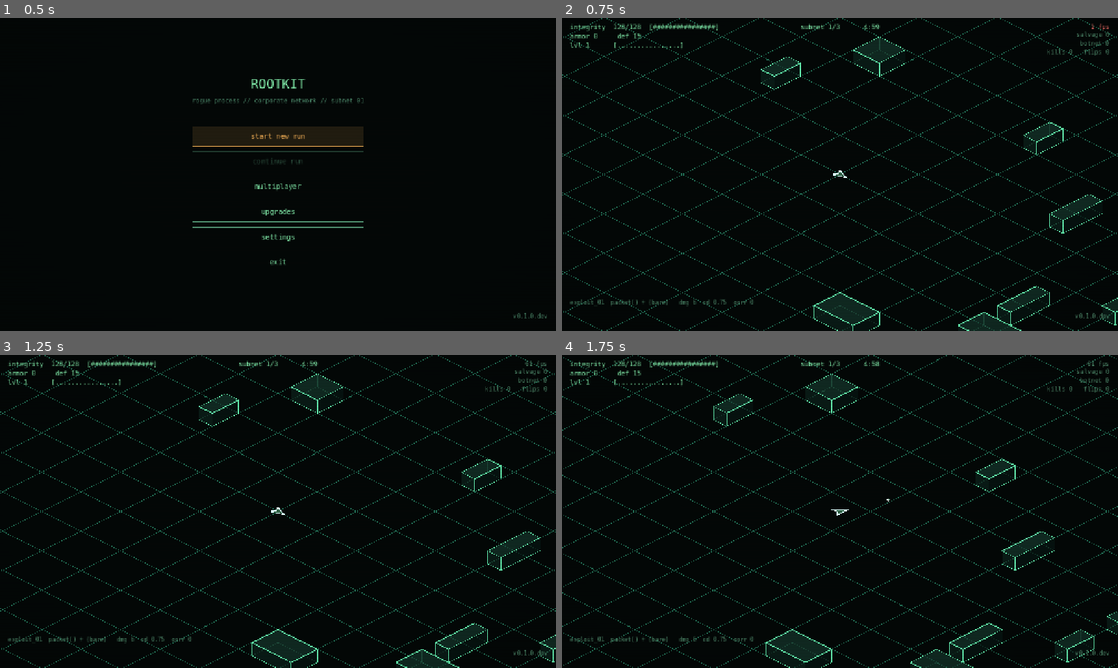
Above: before the commit, frames 1-4 (two rows, left to right).
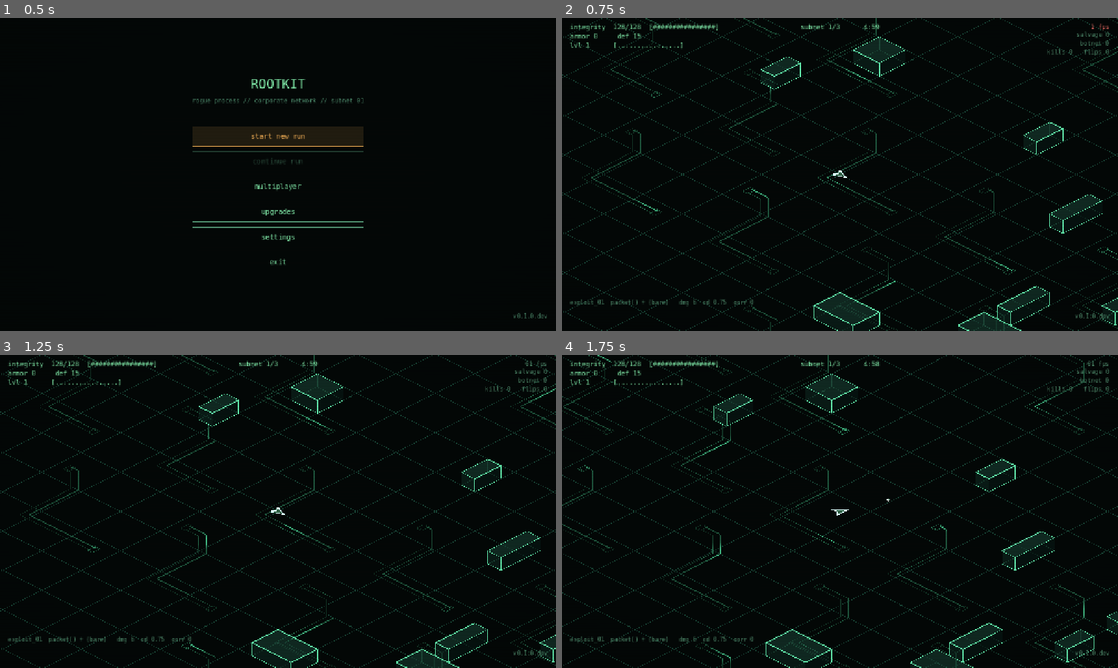
Above: after the commit, the same moments.

Repository: seanperkins/rootkit-game
Game: Godot game, scene res://scenes/main.tscn
Two runs of this game, one before a commit and one after it. Both use one fixed random seed, a clock stepped at 60 frames per second and the inputs below.
Inputs (mouse positions are in pixels of both pictures, inside the frame that each line leads up to):
- Up to frame 1 (0.5 s): no input
- Up to frame 2 (0.75 s): click "start new run" at 0.5 s
- Up to frame 3 (1.25 s): no input
- Up to frame 4 (1.75 s): tap Enter (confirm) at 1.25 s; move the mouse to (962, 495) at 1.27 s; hold D (move_right) from 1.28 s (still down); hold Enter (confirm) from 1.28 s (still down)

Frame 1 is identical in both runs. In frame 2, 3.9% of the frame differs, in the area x 0-100%, y 0-100%; in frame 3, 3.9%; in frame 4, 3.9%.

Commit message:
Prototype cached subnet circuitry and ambient current

Diff:
--- a/scripts/run/backdrop.gd
+++ b/scripts/run/backdrop.gd
@@ -10,7 +10,7 @@
 ## a tile is never cut part way through by the edge of the world — which is what
 ## made the ground read as a background image the arena stopped on top of.
 const STEP := Terrain.TILE
-const LINE := Color(0.16, 0.52, 0.40, 0.85)
+const LINE := Color(0.10, 0.28, 0.23, 0.75)
 const EDGE := Color(0.35, 1.00, 0.75, 0.9)
 const GLOW := Color(0.12, 0.45, 0.34, 0.35)
 
@@ -26,8 +26,59 @@
 
 var target: Node2D
 
+## Cached canvas commands, not a viewport texture: zoom/resizing stays crisp.
+## Three arena roots, all BELOW the run's opaque collapse mask. Small cached
+## patches let the renderer reject offscreen circuitry before submitting it.
+const CIRCUIT_SHADER := preload("res://shaders/circuit.gdshader")
+const CIRCUIT_HUES := [Color(0.22, 0.62, 0.44), Color(0.25, 0.50, 0.68),
+	Color(0.52, 0.40, 0.64)]
+const SECTOR := STEP * 3.0
+const PATCH_SECTORS := 4
+var _terrain: Terrain
+var _visible_mask := -1
+var _circuits: Array[Node2D] = []
+
 func _process(_d: float) -> void:
-	queue_redraw()
+	if target == null or target.terrain == null:
+		return
+	if _terrain != target.terrain:
+		_terrain = target.terrain
+		_visible_mask = -1
+		for layer in _circuits:
+			layer.queue_free()
+		_circuits.clear()
+		for i in _terrain.arenas.size():
+			var layer := Node2D.new()
+			layer.name = "Circuits%d" % i
+			var mat := ShaderMaterial.new()
+			mat.shader = CIRCUIT_SHADER
+			mat.set_shader_parameter("phase", float(i) * 0.31)
+			layer.material = mat
+			add_child(layer)
+			_circuits.append(layer)
+			var arena: Rect2 = _terrain.arenas[i]
+			var nx := int(arena.size.x / SECTOR)
+			var ny := int(arena.size.y / SECTOR)
+			for y in range(0, ny, PATCH_SECTORS):
+				for x in range(0, nx, PATCH_SECTORS):
+					var patch := Node2D.new()
+					patch.use_parent_material = true
+					var bounds := Rect2(arena.position + Vector2(x, y) * SECTOR,
+						Vector2(mini(PATCH_SECTORS, nx - x), mini(PATCH_SECTORS, ny - y)) * SECTOR)
+					patch.draw.connect(_draw_circuits.bind(patch, bounds, i, Vector2i(x, y)))
+					layer.add_child(patch)
+	var view: Rect2 = target._visible_world_rect()
+	var mask := 0
+	for i in _terrain.arenas.size():
+		var shown := view.intersects(_terrain.arenas[i])
+		_circuits[i].visible = shown
+		if shown:
+			mask |= 1 << i
+	# Camera motion changes the canvas transform, not the geometry. Only an
+	# arena entering/leaving the view invalidates these static commands.
+	if mask != _visible_mask:
+		_visible_mask = mask
+		queue_redraw()
 
 func _draw() -> void:
 	if target == null or target.terrain == null:
@@ -35,16 +86,17 @@
 	# Culled per ARENA. The map is a whole campaign now, and drawing all three
 	# lattices every frame is two arenas' worth of lines nobody can see; one
 	# rect test each keeps the cost where it was when there was only one.
-	var view: Rect2 = target._visible_world_rect()
-	for arena in target.terrain.arenas:
-		if view.intersects(arena):
-			_arena(arena)
-
-func _arena(r: Rect2) -> void:
+	for i in target.terrain.arenas.size():
+		if _visible_mask & (1 << i):
+			_arena(target.terrain.arenas[i], i)
+
+func _arena(r: Rect2, index: int) -> void:
 	var o: Vector2 = r.position
 	var sz: Vector2 = r.size
-
-	# The whole lattice for this arena, every frame, in fixed world positions.
+	var hue: Color = CIRCUIT_HUES[index % CIRCUIT_HUES.size()]
+	var grid_colour := LINE.lerp(Color(hue.r, hue.g, hue.b, LINE.a), 0.20)
+
+	# The whole lattice for this arena, cached in fixed world positions.
 	#
 	# It used to be clipped to a box around the player, with the start snapped to
 	# the grid and THEN clamped to the arena — but the arena origin was not a
@@ -56,16 +108,94 @@
 	for k in range(nx + 1):
 		var x := o.x + float(k) * STEP
 		draw_line(target.to_iso(Vector2(x, o.y)),
-			target.to_iso(Vector2(x, o.y + sz.y)), LINE, 1.0)
+			target.to_iso(Vector2(x, o.y + sz.y)), grid_colour, 1.0)
 	for k in range(ny + 1):
 		var y := o.y + float(k) * STEP
 		draw_line(target.to_iso(Vector2(o.x, y)),
-			target.to_iso(Vector2(o.x + sz.x, y)), LINE, 1.0)
+			target.to_iso(Vector2(o.x + sz.x, y)), grid_colour, 1.0)
 
 	_slab(o, sz, nx, ny)
 	_wall(o, sz, 0.0, EDGE, 3.0)
 	_wall(o, sz, 10.0, GLOW, 2.0)
 	_wall(o, sz, 22.0, GLOW * 0.6, 1.0)
+
+## Sparse etched circuitry gives the three subnets different structures:
+## routing branches, parallel memory banks, and nested core sockets. These
+## are floor markings, never new obstacles. No simulation RNG is consumed.
+## Each patch uses two cached multiline commands;
+## the shader animates only their narrow pixels, with no screen-sized pass.
+func _draw_circuits(layer: Node2D, arena: Rect2, index: int,
+		sector_offset := Vector2i.ZERO) -> void:
+	# Showing a previously hidden canvas can request another draw. Keep the
+	# geometry too, so revisiting an arena (or an A/B flip) never regenerates
+	# thousands of points in GDScript during a frame.
+	var cached: Array = layer.get_meta(&"circuit_geometry", [])
+	if not cached.is_empty() and cached[0] == index:
+		_draw_circuit_lines(layer, cached[1], cached[2], index)
+		return
+	var traces := PackedVector2Array()
+	var etching := PackedVector2Array()
+	var nx := int(arena.size.x / SECTOR)
+	var ny := int(arena.size.y / SECTOR)
+	for y in ny:
+		for x in nx:
+			# Stable variation, including blank sectors for visual breathing room.
+			var key := absi(hash(Vector3i(x + sector_offset.x, y + sector_offset.y, index)))
+			if key % 5 == 0:
+				continue
+			var o := arena.position + Vector2(x, y) * SECTOR
+			var c := o + Vector2.ONE * SECTOR * 0.5
+			match index % 3:
+				0:
+					var turn := 40.0 + float(key % 3) * 24.0
+					_path(traces, [o + Vector2(24, 48), o + Vector2(turn, 48),
+						o + Vector2(turn + 48, 96), o + Vector2(turn + 48, 216),
+						o + Vector2(252, 216)])
+					_path(etching, [o + Vector2(24, 60), o + Vector2(turn - 6, 60),
+						o + Vector2(turn + 36, 102), o + Vector2(turn + 36, 228),
+						o + Vector2(252, 228)])
+					_socket(etching, o + Vector2(24, 54), Vector2(12, 18))
+					_socket(etching, o + Vector2(252, 222), Vector2(12, 18))
+				1:
+					for row in 3:
+						var p := o + Vector2(64, 56 + row * 60)
+						_socket(etching, p + Vector2(68, 16), Vector2(136, 32))
+						_path(traces, [p + Vector2(12, 16), p + Vector2(112, 16)])
+						_path(etching, [p + Vector2(-20, 16), p,
+							p + Vector2(0, -8)])
+					_path(traces, [o + Vector2(228, 40), o + Vector2(228, 236),
+						o + Vector2(152, 236)])
+				2:
+					_socket(etching, c, Vector2(116, 116))
+					_socket(etching, c, Vector2(92, 92))
+					_path(traces, [c + Vector2(-100, -104), c + Vector2(-24, -104),
+						c + Vector2(-24, -58)])
+					_path(traces, [c + Vector2(24, 58), c + Vector2(24, 104),
+						c + Vector2(100, 104)])
+					for pin in 3:
+						var offset := -24.0 + float(pin) * 24.0
+						_path(etching, [c + Vector2(-82, offset), c + Vector2(-58, offset)])
+						_path(etching, [c + Vector2(58, offset), c + Vector2(82, offset)])
+	layer.set_meta(&"circuit_geometry", [index, traces, etching])
+	_draw_circuit_lines(layer, traces, etching, index)
+
+func _draw_circuit_lines(layer: Node2D, traces: PackedVector2Array,
+		etching: PackedVector2Array, index: int) -> void:
+	var hue: Color = CIRCUIT_HUES[index % CIRCUIT_HUES.size()]
+	if not etching.is_empty():
+		layer.draw_multiline(etching, hue * Color(0.60, 0.60, 0.60, 1.0), 1.0)
+	if not traces.is_empty():
+		layer.draw_multiline(traces, hue, 1.5)
+
+func _path(out: PackedVector2Array, points: Array) -> void:
+	for i in points.size() - 1:
+		out.append(target.to_iso(points[i]))
+		out.append(target.to_iso(points[i + 1]))
+
+func _socket(out: PackedVector2Array, centre: Vector2, size: Vector2) -> void:
+	var a := centre - size * 0.5
+	var b := centre + size * 0.5
+	_path(out, [a, Vector2(b.x, a.y), b, Vector2(a.x, b.y), a])
 
 func _slab(o: Vector2, sz: Vector2, nx: int, ny: int) -> void:
 	var x0 := o.x
--- /dev/null
+++ b/shaders/circuit.gdshader
@@ -0,0 +1,17 @@
+shader_type canvas_item;
+render_mode unshaded;
+
+// Etched data buses: a slow current runs along cached line geometry. This
+// touches only line pixels; no noise texture, screen read, or full-floor quad.
+uniform float phase = 0.0;
+varying float distance_along;
+
+void vertex() {
+	distance_along = (VERTEX.x * 0.25 + VERTEX.y * 2.0) / 420.0;
+}
+
+void fragment() {
+	float cycle = fract(distance_along - TIME * 0.22 + phase);
+	float current = smoothstep(0.80, 0.90, cycle) * (1.0 - smoothstep(0.94, 1.0, cycle));
+	COLOR.rgb *= 0.55 + current * 0.65;
+}
--- a/tests/test_draw_order.gd
+++ b/tests/test_draw_order.gd
@@ -12,13 +12,15 @@
 var finished := {}
 
 const CASES := ["standing_objects_draw_over_everything_that_moves",
-	"every_live_player_is_drawn_and_the_camera_follows_the_view"]
+	"every_live_player_is_drawn_and_the_camera_follows_the_view",
+	"circuit_canvases_are_bounded_culled_and_presentation_only"]
 
 func _initialize() -> void:
 	SaveGame.use_test_paths()
 	print("ROOTKIT — draw order\n")
 	await standing_objects_draw_over_everything_that_moves()
 	await every_live_player_is_drawn_and_the_camera_follows_the_view()
+	await circuit_canvases_are_bounded_culled_and_presentation_only()
 	print("")
 	for c in CASES:
 		if not finished.has(c):
@@ -115,3 +117,25 @@
 	h.teardown()
 	await process_frame
 	finished["every_live_player_is_drawn_and_the_camera_follows_the_view"] = true
+
+func circuit_canvases_are_bounded_culled_and_presentation_only() -> void:
+	var r := await _fresh_run()
+	var backdrop := _named(r, "Backdrop")
+	var before: int = r._state_hash()
+	for i in 20:
+		backdrop._process(float(i) * 0.01)
+	_check("scenery never advances hashed state", r._state_hash(), before)
+	_check("one cached circuit canvas per arena", backdrop.get_child_count(), r.terrain.arenas.size())
+	var first := backdrop.get_child(0)
+	_check("circuit canvas inherits backdrop depth", first.z_as_relative, true)
+	_check("circuits stay below opaque missing-ground masks",
+		backdrop.z_index + first.z_index < r.z_index, true)
+	for index in r.terrain.arenas.size():
+		r.player_pos[r.view_slot] = r.terrain.arenas[index].get_center()
+		backdrop._process(0.016)
+		for other in r.terrain.arenas.size():
+			_check("arena %d from arena %d culled correctly" % [other, index],
+				backdrop.get_child(other).visible, other == index)
+	_check("camera travel reuses cached geometry", backdrop.get_child(0), first)
+	r.free()
+	finished["circuit_canvases_are_bounded_culled_and_presentation_only"] = true
--- /dev/null
+++ b/tools/fps_world_visuals.gd
@@ -0,0 +1,68 @@
+extends "res://tools/fps_probe.gd"
+
+## Compare the new floor against the parent revision IN THE SAME live run.
+## Put the old backdrop.gd at res://.tmp/backdrop_baseline.gd first, then:
+## godot -s res://tools/fps_world_visuals.gd -- ab_baseline_fullscreen
+## The inherited report's "with" is new; "without" is the original floor.
+## Append _memory to exercise the densest pattern in the same combat arena.
+var _baseline: Node2D
+var _fullscreen_set := false
+
+func _initialize() -> void:
+	if not FileAccess.file_exists("res://.tmp/backdrop_baseline.gd"):
+		printerr("Copy the parent revision's backdrop.gd to .tmp/backdrop_baseline.gd first.")
+		quit(1)
+		return
+	await super._initialize()
+	if run == null:
+		return
+	var worlds := 0
+	for child in root.get_children():
+		if child.get_script() == run.get_script():
+			worlds += 1
+	if worlds != 1:
+		printerr("Invalid benchmark: expected one world, found ", worlds)
+		quit(1)
+		return
+	_baseline = Node2D.new()
+	_baseline.set_script(load("res://.tmp/backdrop_baseline.gd"))
+	_baseline.z_index = -10
+	run.add_child(_baseline)
+	_baseline.set("target", run)
+	_baseline.hide()
+	_baseline.set_process(false)
+	if cfg.contains("memory"):
+		var backdrop := run.get_node("Backdrop")
+		backdrop._process(0.0)
+		for i in backdrop.get_child_count():
+			for patch in backdrop.get_child(i).get_children():
+				for connection in patch.get_signal_connection_list("draw"):
+					var callback: Callable = connection["callable"]
+					var args := callback.get_bound_arguments()
+					patch.disconnect("draw", callback)
+					patch.draw.connect(backdrop._draw_circuits.bind(patch, args[1], 1, args[3]))
+				patch.queue_redraw()
+
+func _apply(c: String) -> void:
+	# Setting fullscreen on every A/B flip can reconfigure presentation pacing
+	# on Metal. Set it once, then uncap AFTER that mode change as well.
+	super._apply(c.replace("fullscreen", ""))
+	if c.contains("fullscreen") and not _fullscreen_set:
+		DisplayServer.window_set_mode(DisplayServer.WINDOW_MODE_FULLSCREEN)
+		DisplayServer.window_set_vsync_mode(DisplayServer.VSYNC_DISABLED)
+		_fullscreen_set = true
+	if c.contains("baseline") and _baseline != null:
+		var backdrop := run.get_node("Backdrop")
+		backdrop.hide()
+		backdrop.set_process(false)
+		_baseline.show()
+		_baseline.set_process(true)
+
+func _unapply(c: String) -> void:
+	super._unapply(c)
+	if c.contains("baseline") and _baseline != null:
+		var backdrop := run.get_node("Backdrop")
+		backdrop.show()
+		backdrop.set_process(true)
+		_baseline.hide()
+		_baseline.set_process(false)
--- /dev/null
+++ b/tools/shot_world_visuals.gd
@@ -0,0 +1,43 @@
+extends SceneTree
+
+## Fixed views of all three floor identities, with moving current in each.
+## Writes to .tmp/world-subnet-{1,2,3}.png. Test save paths only.
+var run: Node2D
+var frames := 0
+
+func _initialize() -> void:
+	if DisplayServer.get_name() == "headless":
+		printerr("shot_world_visuals requires a window")
+		quit(1)
+		return
+	DirAccess.make_dir_recursive_absolute("res://.tmp")
+	SaveGame.use_test_paths()
+	SaveGame.use_fresh_state()
+	run = load("res://scenes/run.tscn").instantiate()
+	root.add_child(run)
+
+func _process(_d: float) -> bool:
+	if run == null or run.terrain == null:
+		return false
+	frames += 1
+	if frames == 5:
+		run.user_paused = true
+		run.input_override = Vector2.ZERO
+	if frames == 5 or frames == 65 or frames == 125:
+		var index := (frames - 5) / 60
+		run.terrain.current = index
+		run.subnet = index + 1
+		run.player_pos[0] = run.terrain.arenas[index].get_center()
+		run._snapshot_render_state()
+	if frames == 60 or frames == 120 or frames == 180:
+		var index := frames / 60
+		var path := "res://.tmp/world-subnet-%d.png" % index
+		var err := root.get_texture().get_image().save_png(path)
+		if err != OK:
+			printerr("Could not save ", path, ": ", err)
+			quit(1)
+			return true
+		print("Saved ", path)
+		if frames == 180:
+			quit()
+	return false
Not shown, added: docs/world-visuals.md
